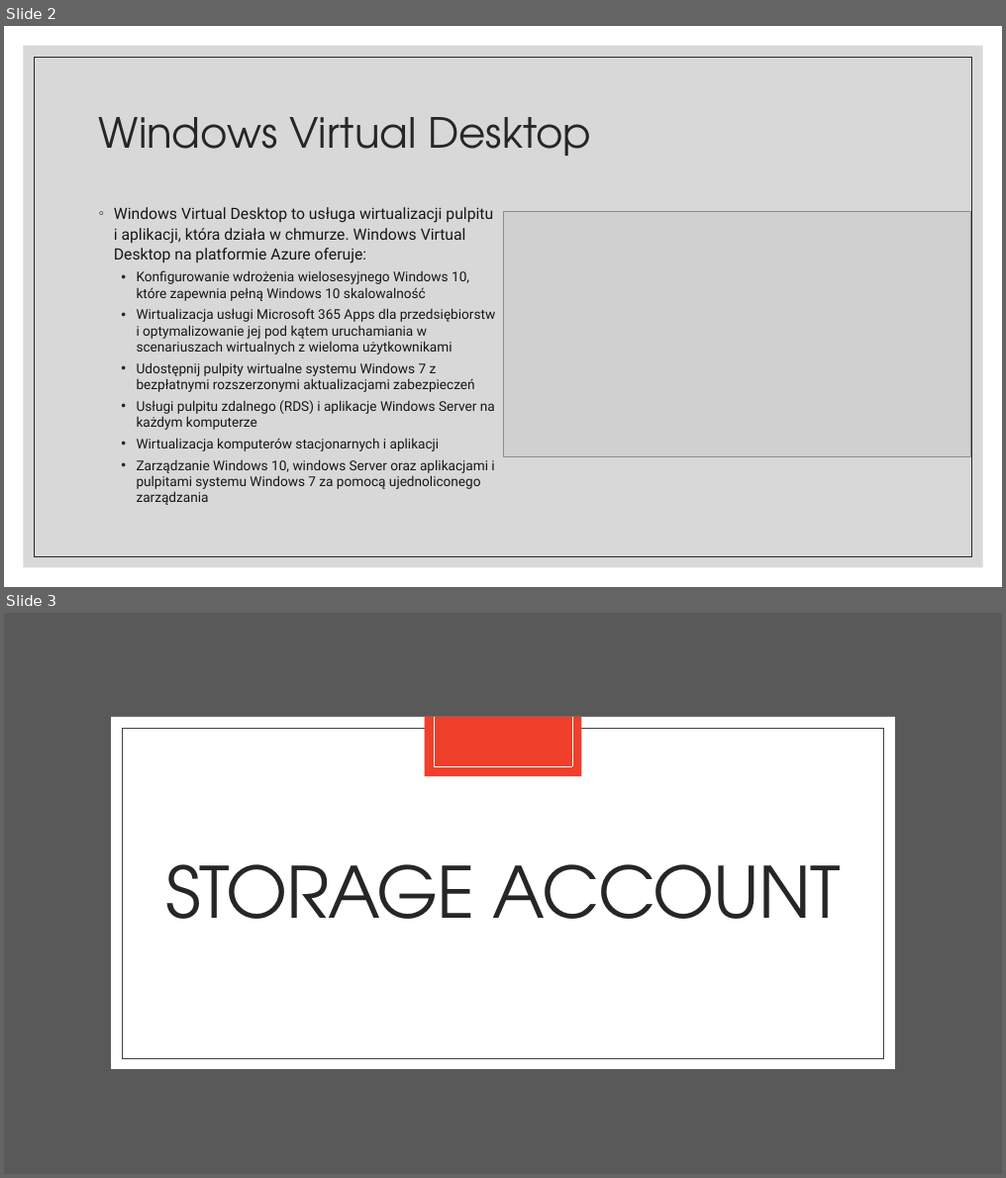
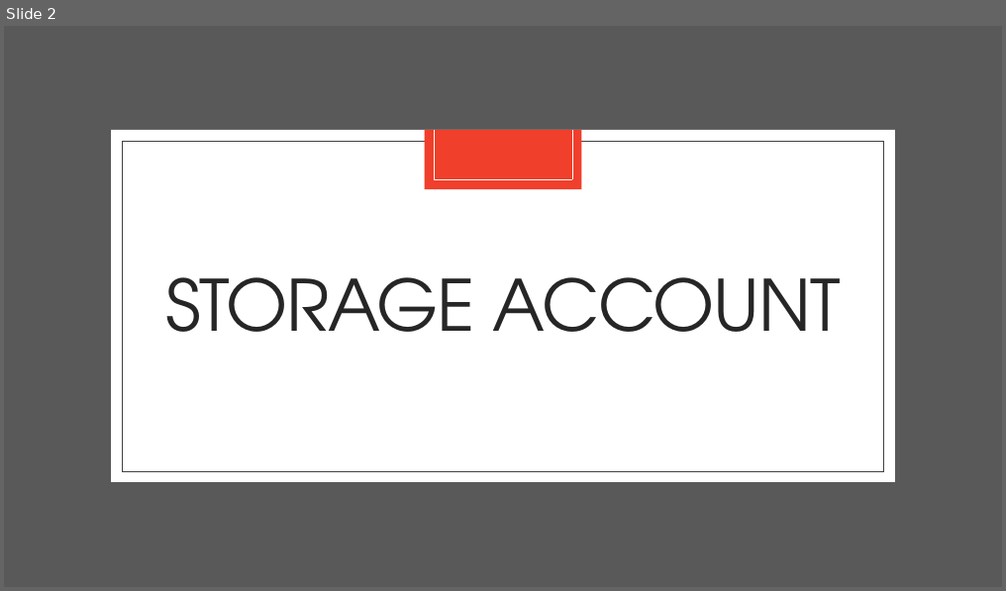
Before and after one commit to VadimPeczynski/Azure-Fundamentals, a slide deck: presentations/3 - Azure Security & Tools.pptx. Shown one above the other, each under a label of ours: slides 2 and 3 before the commit, slide 2 after it. The pictures are 1006x1178 and 1006x591 pixels, drawn with LibreOffice and Linux fonts; fonts in the diff are those of the drawing; grey boxes stand for pictures. Boxes give left, top, right and bottom in pixels: in the first picture for what was removed or moved away, otherwise in the second. Text is boxed around its words. In the diff, an @@ line names an element or a change of style, - is before the commit and + after.

Commit message:
Moving Windows Virtual Desktop slide to presentation 2

```diff
--- a/presentations/3 - Azure Security & Tools.pptx
+++ b/presentations/3 - Azure Security & Tools.pptx
@@ slide 2 removed at (4,26,1002,587), background #FFFFFF @@
@@ rectangle removed at (24,46,983,568) @@
@@ rectangle removed at (35,57,972,557) @@
@@ title removed at (99,117,591,156) @@
-Windows Virtual Desktop
@@ text removed at (114,207,495,505) @@
-◦ Windows Virtual Desktop to usługa wirtualizacji pulpitu i aplikacji, która działa w chmurze. Windows Virtual Desktop na platformie Azure oferuje:
-  • Konfigurowanie wdrożenia wielosesyjnego Windows 10, które zapewnia pełną Windows 10 skalowalność
-  • Wirtualizacja usługi Microsoft 365 Apps dla przedsiębiorstw i optymalizowanie jej pod kątem uruchamiania w scenariuszach wirtualnych z wieloma użytkownikami
-  • Udostępnij pulpity wirtualne systemu Windows 7 z bezpłatnymi rozszerzonymi aktualizacjami zabezpieczeń
-  • Usługi pulpitu zdalnego (RDS) i aplikacje Windows Server na każdym komputerze
-  • Wirtualizacja komputerów stacjonarnych i aplikacji
-  • Zarządzanie Windows 10, windows Server oraz aplikacjami i pulpitami systemu Windows 7 za pomocą ujednoliconego zarządzania
@@ picture removed at (503,212,971,458) @@
@@ what was slide 3 is now slide 2 @@
```
Also in this commit, not shown: 1 other file.
